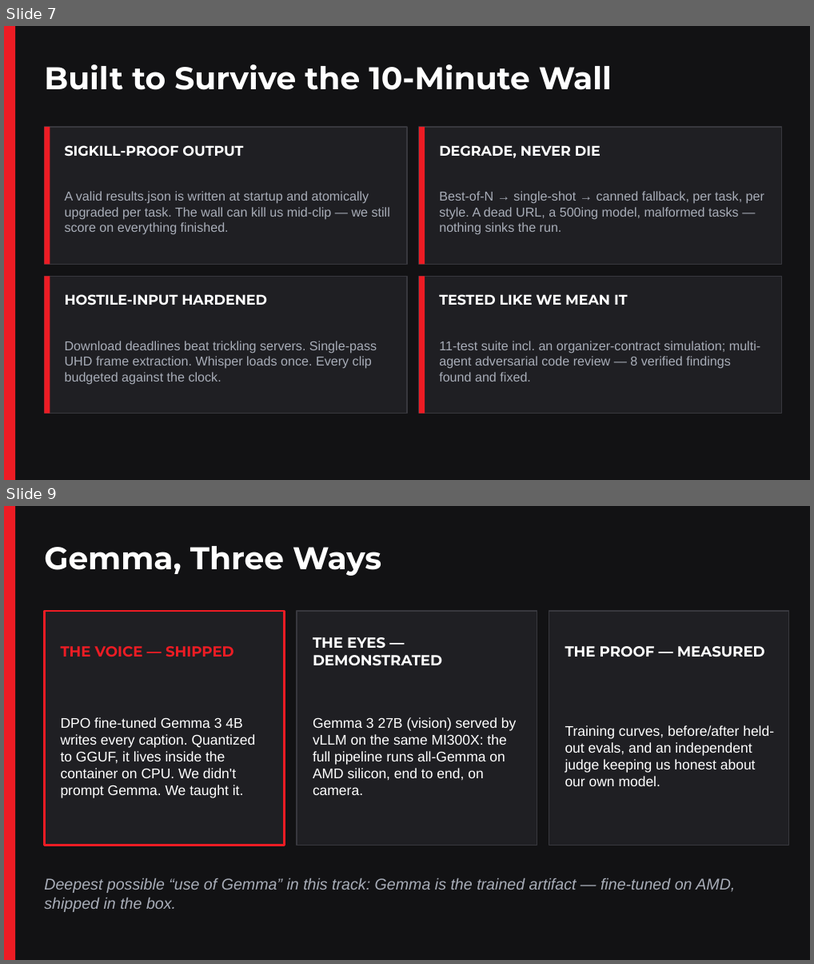
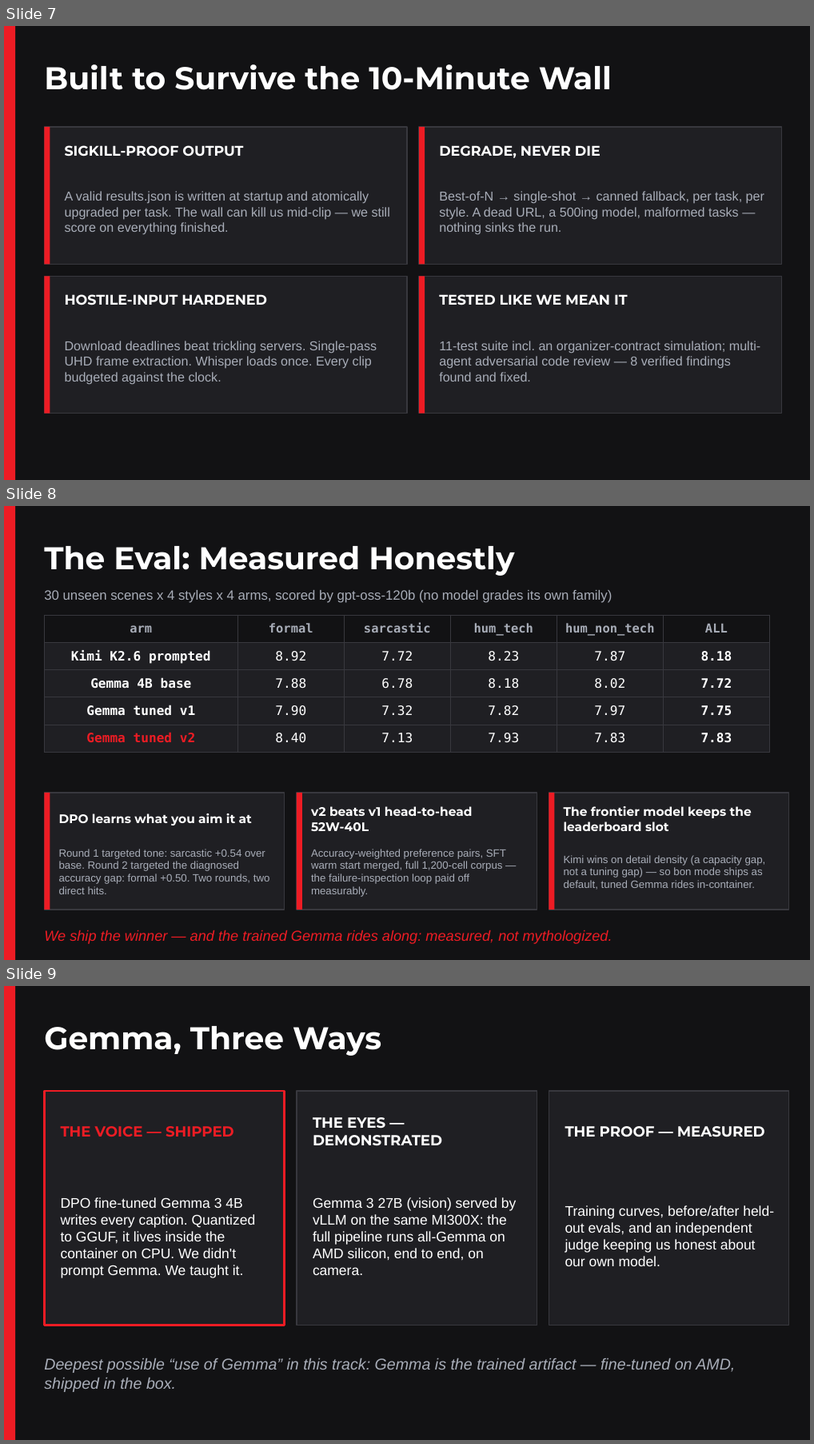
Before and after one commit to SankarSubbayya/styleforge, a slide deck: presentation/StyleForge.pptx. Shown one above the other, each under a label of ours: slides 7 and 9 before the commit, slides 7, 8 and 9 after it; the slides between them are not shown. The pictures are 814x964 and 814x1444 pixels, drawn with LibreOffice and Linux fonts; fonts in the diff are those of the drawing. Boxes give left, top, right and bottom in pixels: in the first picture for what was removed or moved away, otherwise in the second. Text is boxed around its words. In the diff, an @@ line names an element or a change of style, - is before the commit and + after.

```diff
--- a/presentation/StyleForge.pptx
+++ b/presentation/StyleForge.pptx
@@ slide 8 added at [4,506,810,960], background #121214 @@
@@ rectangle added at [4,506,15,959], fill #ED1C24 @@
@@ text added at [44,546,514,576], 28 pt, text #FFFFFF, bold @@
+The Eval: Measured Honestly
@@ text added at [44,590,612,603], 12 pt, text #A8ADB8 @@
+30 unseen scenes x 4 styles x 4 arms, scored by gpt-oss-120b (no model grades its own family)
@@ table added at [44,615,770,746], 5 rows, 6 columns @@
+arm | formal | sarcastic | hum_tech | hum_non_tech | ALL
+Kimi K2.6 prompted | 8.92 | 7.72 | 8.23 | 7.87 | 8.18
+Gemma 4B base | 7.88 | 6.78 | 8.18 | 8.02 | 7.72
+Gemma tuned v1 | 7.90 | 7.32 | 7.82 | 7.97 | 7.75
+Gemma tuned v2 | 8.40 | 7.13 | 7.93 | 7.83 | 7.83
@@ rectangle added at [44,792,285,909], fill #1F1F23, outline #38383E 1 pt @@
@@ rectangle added at [44,792,50,909], fill #ED1C24 @@
@@ rectangle added at [297,792,537,909], fill #1F1F23, outline #38383E 1 pt @@
@@ rectangle added at [297,792,302,909], fill #ED1C24 @@
@@ rectangle added at [549,792,790,909], fill #1F1F23, outline #38383E 1 pt @@
@@ rectangle added at [549,792,554,909], fill #ED1C24 @@
@@ text added at [59,813,252,825], 11 pt, text #FFFFFF, bold @@
+DPO learns what you aim it at
@@ text added at [311,806,473,831], 11 pt, text #FFFFFF, bold @@
+v2 beats v1 head-to-head 52W-40L
@@ text added at [564,806,752,831], 11 pt, text #FFFFFF, bold @@
+The frontier model keeps the leaderboard slot
@@ text added at [59,848,270,894], 9.5 pt, text #A8ADB8 @@
+Round 1 targeted tone: sarcastic +0.54 over base. Round 2 targeted the diagnosed accuracy gap: formal +0.50. Two rounds, two direct hits.
@@ text added at [311,848,506,896], 9.5 pt, text #A8ADB8 @@
+Accuracy-weighted preference pairs, SFT warm start merged, full 1,200-cell corpus — the failure-inspection loop paid off measurably.
@@ text added at [564,855,766,888], 9.5 pt, text #A8ADB8 @@
+Kimi wins on detail density (a capacity gap, not a tuning gap) — so bon mode ships as default, tuned Gemma rides in-container.
@@ text added at [44,929,613,944], 13 pt, text #ED1C24, italic @@
+We ship the winner — and the trained Gemma rides along: measured, not mythologized.
```
Also in this commit, not shown: 1 slide changed, 1 slide removed, 17 other files.
